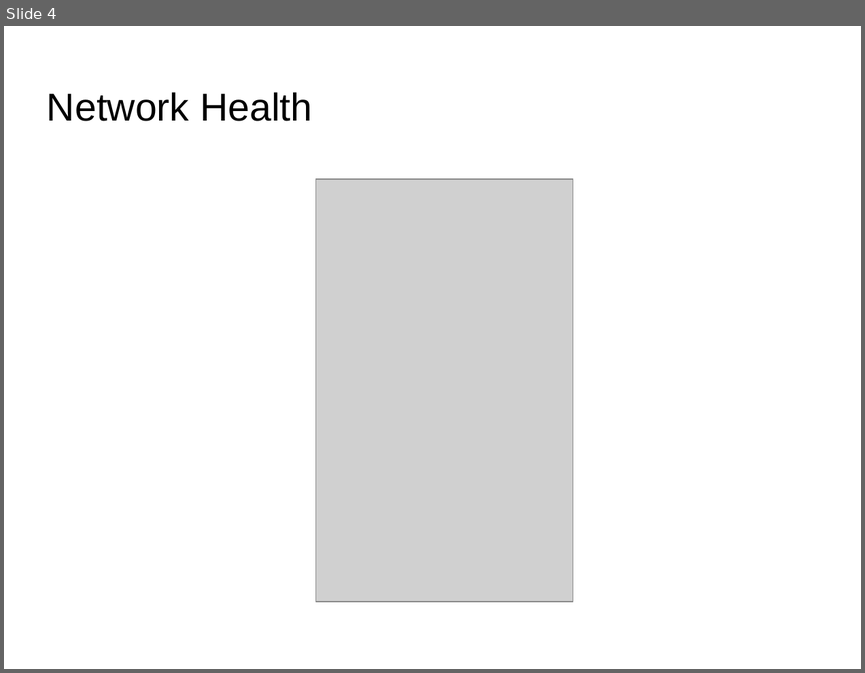
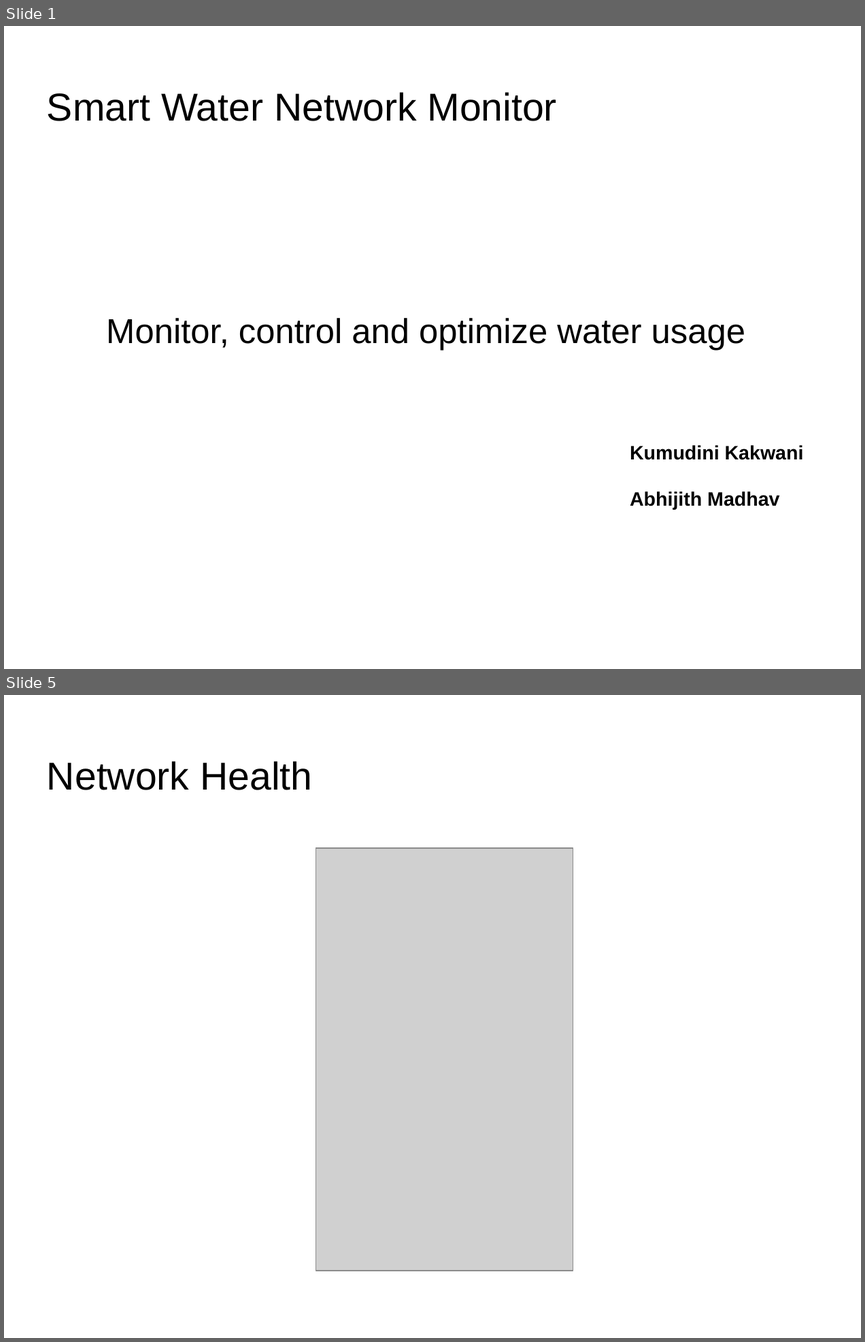
Before and after one commit to smartwatermanagement/self-healing-water-networks, a slide deck: Documentation/open house/SWN/presentation.odp. Shown one above the other, each under a label of ours: slide 4 before the commit, slides 1 and 5 after it; the slides between them are not shown. The pictures are 865x673 and 865x1342 pixels, drawn with LibreOffice and Linux fonts; fonts in the diff are those of the drawing; grey boxes stand for pictures; background and template pictures are left out. Boxes give left, top, right and bottom in pixels: in the first picture for what was removed or moved away, otherwise in the second. Text is boxed around its words. In the diff, an @@ line names an element or a change of style, - is before the commit and + after.

```diff
--- a/Documentation/open house/SWN/presentation.odp
+++ b/Documentation/open house/SWN/presentation.odp
@@ slide 1 added at [4,26,861,669], background picture (left out) @@
@@ title added at [47,92,557,121], 36 pt, text #000000 @@
+Smart Water Network Monitor
@@ subtitle added at [106,318,745,350], 32 pt, text #000000 @@
+Monitor, control and optimize water usage
@@ text added at [630,445,804,509], 18 pt, text #000000, bold @@
+Kumudini Kakwani
+Abhijith Madhav
@@ what was slide 4 is now slide 5 @@
```
Also in this commit, not shown: 1 slide changed, 3 other slides added, 2 slides removed, 3 other files.
